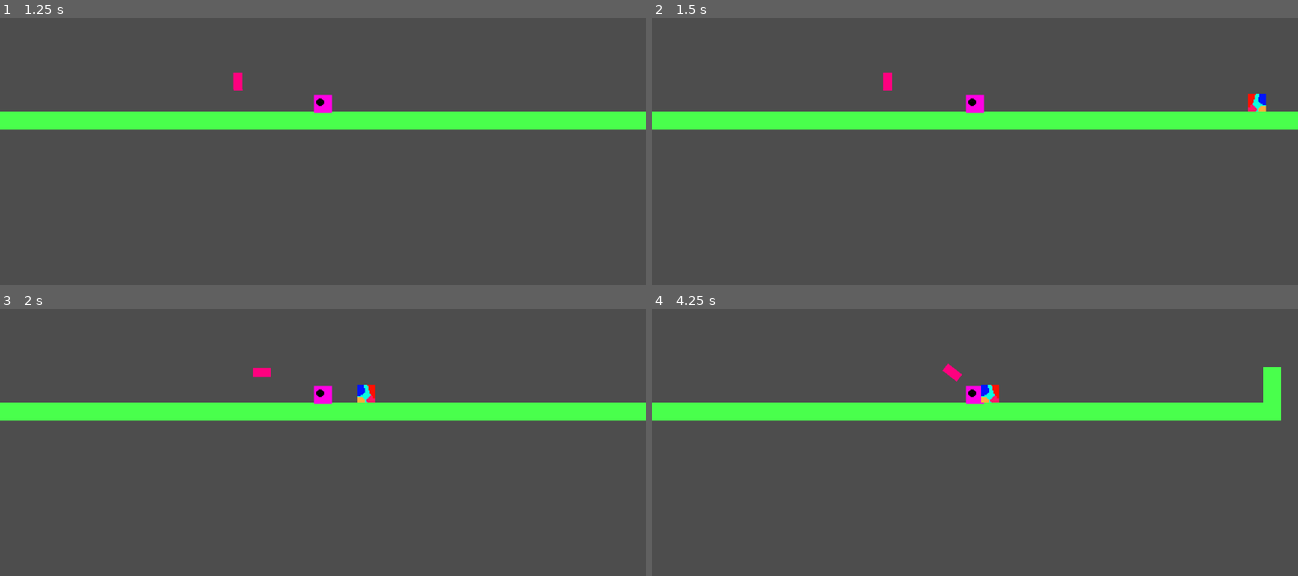
Above: before the commit, frames 1-4 (two rows, left to right).
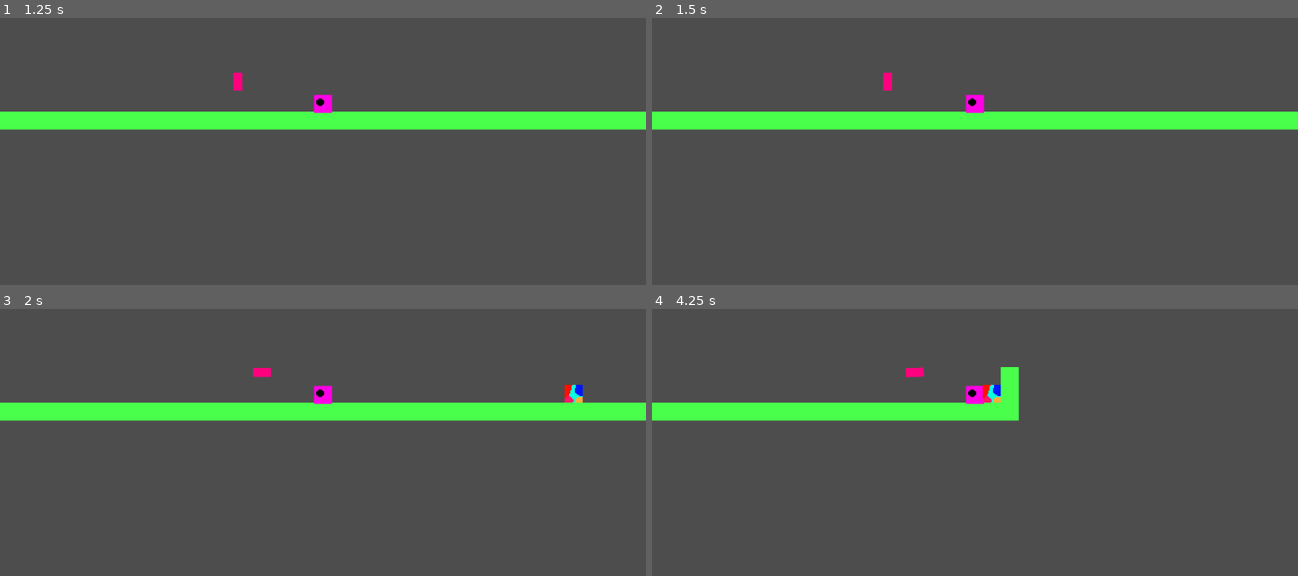
Above: after the commit, the same moments.

Repository: InfinityDxD/prueba
Game: Godot game, scene res://test.tscn
The game is run twice, just before and just after one commit, with the same random seed, the same clock (stepped at 60 frames per second) and the same inputs.
Inputs:
- Up to frame 1 (1.25 s): tap Enter (ui_accept) at 0.5, 0.77 s; hold Right (ui_right) from 0.53 s (still down)
- Up to frame 2 (1.5 s): keep holding Right (ui_right)
- Up to frame 3 (2 s): keep holding Right (ui_right); tap Enter (ui_accept) at 1.52 s
- Up to frame 4 (4.25 s): release Right (ui_right) at 2.03 s; hold Left (ui_left) 2.03-2.78 s; hold Right (ui_right) from 2.78 s (still down); tap Enter (ui_accept) at 3.02, 3.77 s

Frame 1 is identical in both runs. In frame 2, 0.2% of the frame differs, in the area x 92-96%, y 28-36%; in frame 3, 0.4%; in frame 4, 4.0%, in the area x 39-98%, y 20-42%.

Commit message:
modificacion de nodos

Diff:
--- a/enemy.tscn
+++ b/enemy.tscn
@@ -8,7 +8,7 @@
 
 [node name="Enemy" type="Node2D" unique_id=696544202]
 
-[node name="CharacterBody2D" type="CharacterBody2D" parent="." unique_id=1088135954]
+[node name="CharacterBody2D" type="CharacterBody2D" parent="." unique_id=1088135954 groups=["player"]]
 script = ExtResource("1_4gyqm")
 
 [node name="Sprite2D" type="Sprite2D" parent="CharacterBody2D" unique_id=2119821679]
